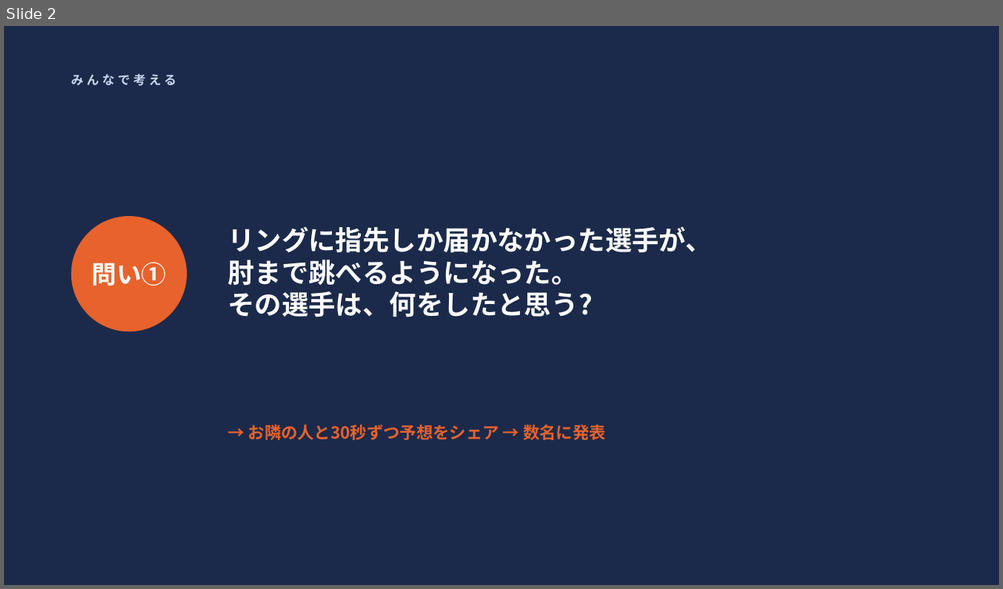
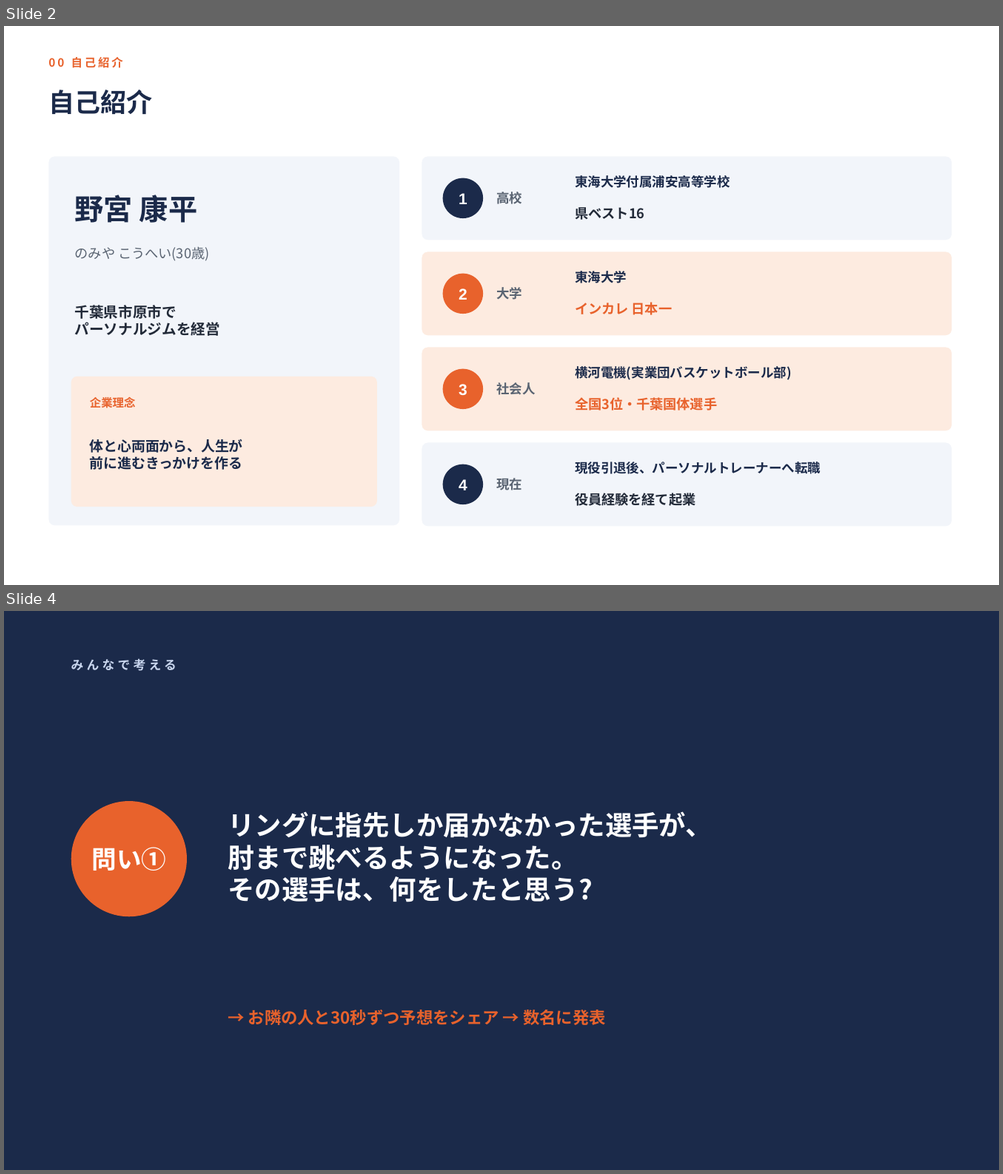
Before and after one commit to k-nomiya/Claude-Code-Test, a slide deck: nutrition-workshop/slides.pptx. Shown one above the other, each under a label of ours: slide 2 before the commit, slides 2 and 4 after it; the slides between them are not shown. The pictures are 1003x589 and 1003x1174 pixels, drawn with LibreOffice and Linux fonts; fonts in the diff are those of the drawing. Boxes give left, top, right and bottom in pixels: in the first picture for what was removed or moved away, otherwise in the second. Text is boxed around its words. In the diff, an @@ line names an element or a change of style, - is before the commit and + after.

```diff
--- a/nutrition-workshop/slides.pptx
+++ b/nutrition-workshop/slides.pptx
@@ slide 2 added at (4,26,999,585), background #FFFFFF @@
@@ text added at (48,57,123,68), 11 pt, text #E8622C, bold @@
+00 自己紹介
@@ text added at (48,90,152,114), 25 pt, text #1B2A4A, bold @@
+自己紹介
@@ rounded rectangle added at (48,156,399,526), fill #F2F5FA @@
@@ rounded rectangle added at (422,156,951,240), fill #F2F5FA @@
@@ ellipse added at (443,178,483,218), fill #1B2A4A @@
@@ text added at (575,175,730,188), 12.5 pt, text #1B2A4A, bold @@
+東海大学付属浦安高等学校
@@ text added at (75,195,197,223), 28 pt, text #1B2A4A, bold @@
+野宮 康平
@@ text added at (458,193,467,204), 15 pt, text #FFFFFF, bold @@
+1
@@ text added at (496,192,522,204), 12.5 pt, text #5A6472, bold @@
+高校
@@ text added at (575,207,644,220), 13 pt, text #222A38, bold @@
+県ベスト16
@@ text added at (75,247,209,261), 13 pt, text #5A6472 @@
+のみや こうへい(30歳)
@@ rounded rectangle added at (422,252,951,335), fill #FDEBE0 @@
@@ ellipse added at (443,274,483,314), fill #E8622C @@
@@ text added at (458,289,467,300), 15 pt, text #FFFFFF, bold @@
+2
@@ text added at (496,287,522,300), 12.5 pt, text #5A6472, bold @@
+大学
@@ text added at (575,271,626,284), 12.5 pt, text #1B2A4A, bold @@
+東海大学
@@ text added at (75,305,220,336), 14 pt, text #222A38, bold @@
+千葉県市原市で
+パーソナルジムを経営
@@ text added at (575,302,671,315), 13 pt, text #E8622C, bold @@
+インカレ 日本一
@@ rounded rectangle added at (422,348,951,431), fill #FDEBE0 @@
@@ rounded rectangle added at (71,377,377,507), fill #FDEBE0 @@
@@ ellipse added at (443,369,483,409), fill #E8622C @@
@@ text added at (575,366,791,380), 12.5 pt, text #1B2A4A, bold @@
+横河電機(実業団バスケットボール部)
@@ text added at (90,397,136,409), 11 pt, text #E8622C, bold @@
+企業理念
@@ text added at (458,384,467,396), 15 pt, text #FFFFFF, bold @@
+3
@@ text added at (496,383,535,395), 12.5 pt, text #5A6472, bold @@
+社会人
@@ text added at (575,397,717,411), 13 pt, text #E8622C, bold @@
+全国3位・千葉国体選手
@@ text added at (90,440,243,470), 13.5 pt, text #1B2A4A, bold @@
+体と心両面から、人生が
+前に進むきっかけを作る
@@ rounded rectangle added at (422,443,951,527), fill #F2F5FA @@
@@ ellipse added at (443,465,483,505), fill #1B2A4A @@
@@ text added at (575,462,820,474), 12.5 pt, text #1B2A4A, bold @@
+現役引退後、パーソナルトレーナーへ転職
@@ text added at (458,480,467,491), 15 pt, text #FFFFFF, bold @@
+4
@@ text added at (496,478,522,491), 12.5 pt, text #5A6472, bold @@
+現在
@@ text added at (575,493,695,506), 13 pt, text #222A38, bold @@
+役員経験を経て起業
@@ what was slide 2 is now slide 4 @@
```
Also in this commit, not shown: 1 slide changed, 1 other slide added.
